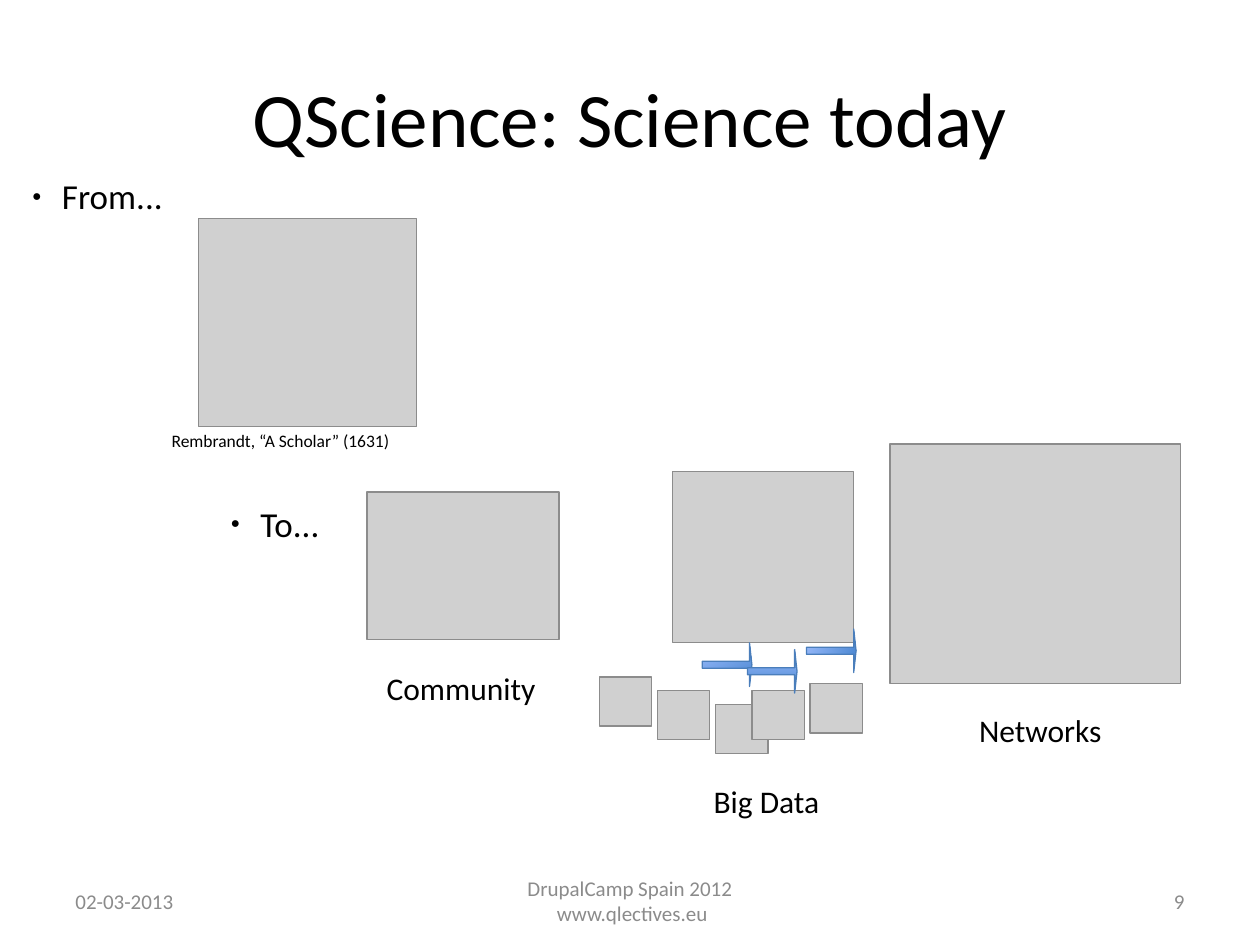
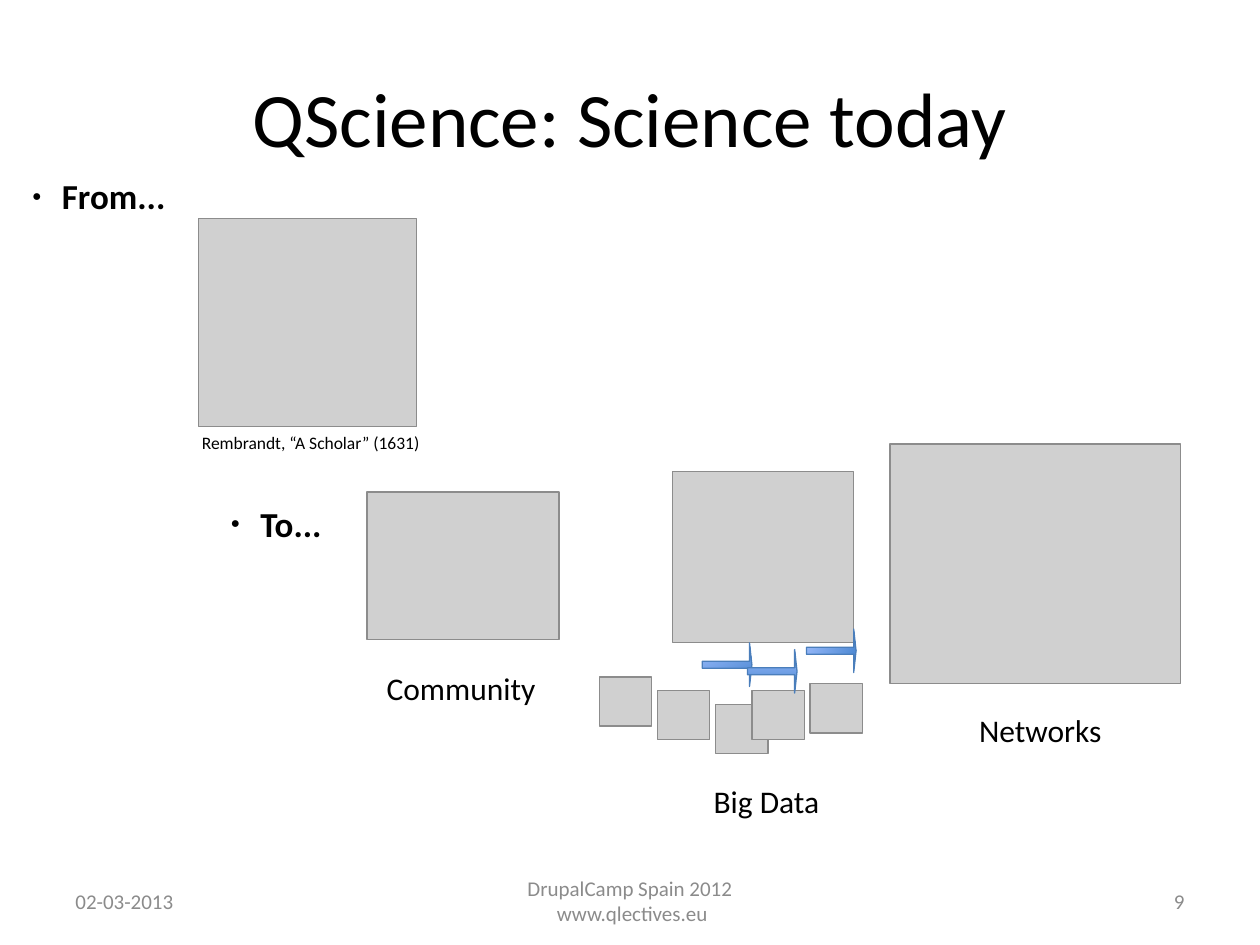
Before and after one commit to QScience/dc-slides, a slide deck: slide 9 of dclondon2013/patterns_dclondon2013.odp. Drawn at 1260x945 pixels with LibreOffice and Linux fonts; fonts in the diff are those of the drawing; grey boxes stand for pictures; background and template pictures are left out. Boxes give left, top, right and bottom in pixels: in the first picture for what was removed or moved away, otherwise in the second. Text is boxed around its words. In the diff, an @@ line names an element or a change of style, - is before the commit and + after.

```diff
--- a/dclondon2013/patterns_dclondon2013.odp
+++ b/dclondon2013/patterns_dclondon2013.odp
@@ text "From..." at (62, 186, 165, 210): bold on @@
@@ text "Rembrandt, “A Scholar” (1631)": place and size @@
-text "Rembrandt, “A Scholar” (1631)" at (172, 434, 389, 450)
+text "Rembrandt, “A Scholar” (1631)" at (202, 436, 419, 452)
@@ text "To..." at (260, 514, 321, 538): bold on @@
```
Also in this commit, not shown: 1 other slide changed, 1 other file.
